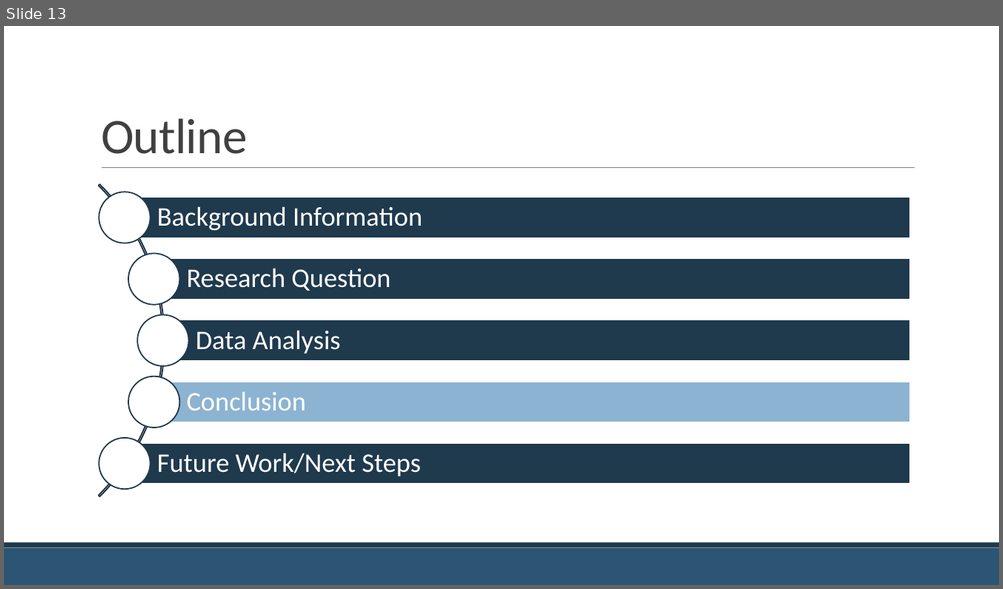
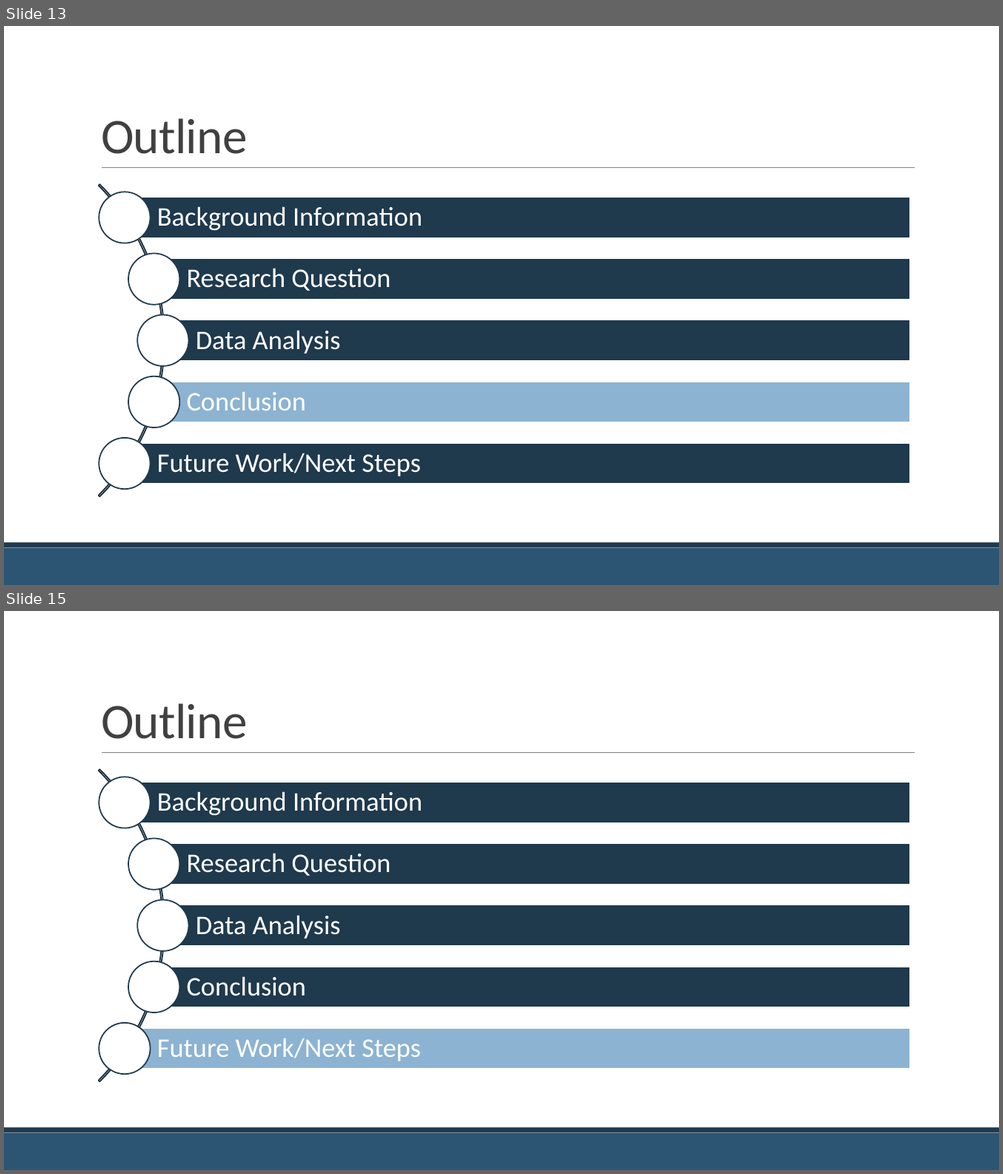
Before and after one commit to jackcopeland11/nyc_apartment_rent_analysis, a slide deck: Covid-19 and the NYC Apartment Market.pptx. Shown one above the other, each under a label of ours: slide 13 before the commit, slides 13 and 15 after it; the slides between them are not shown. The pictures are 1003x589 and 1003x1174 pixels, drawn with LibreOffice and Linux fonts; fonts in the diff are those of the drawing. Boxes give left, top, right and bottom in pixels: in the first picture for what was removed or moved away, otherwise in the second. Text is boxed around its words. In the diff, an @@ line names an element or a change of style, - is before the commit and + after.

```diff
--- a/Covid-19 and the NYC Apartment Market.pptx
+++ b/Covid-19 and the NYC Apartment Market.pptx
@@ slide 15 added at (4,611,999,1170), background #FFFFFF; not listed: 3 template elements that a slide beside it also shows @@
@@ title added at (101,703,247,739), 48 pt, text #404040 @@
+Outline
@@ group added at (4,705,910,1147): 5 rectangles, 5 texts, 5 ellipses, 1 arch (boxed as its full ring) @@
+Background Information
+Research Question
+Data Analysis
+Conclusion
+Future Work/Next Steps
```
Also in this commit, not shown: 1 slide changed, 2 other slides added, 20 other files.
